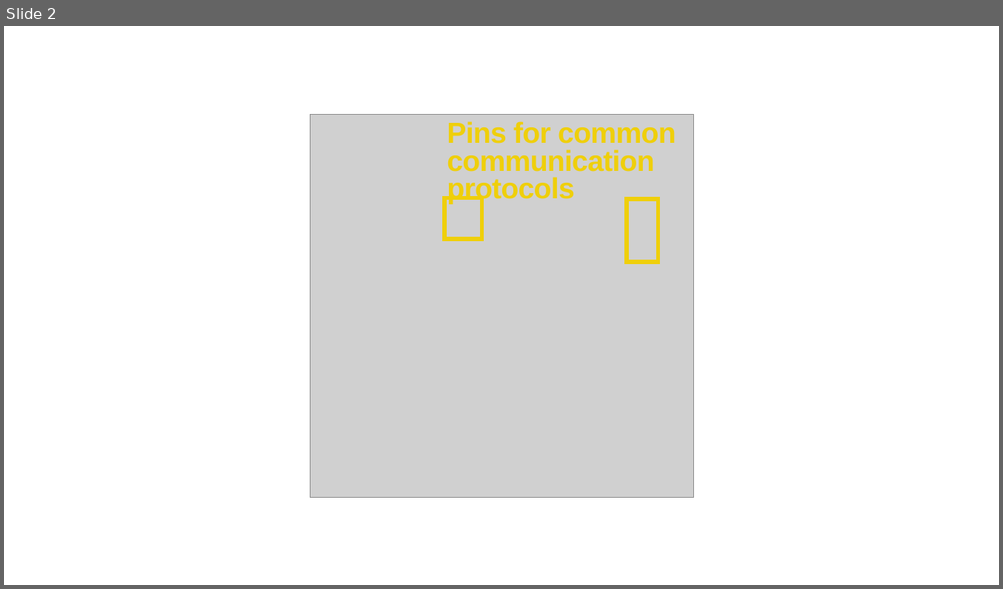
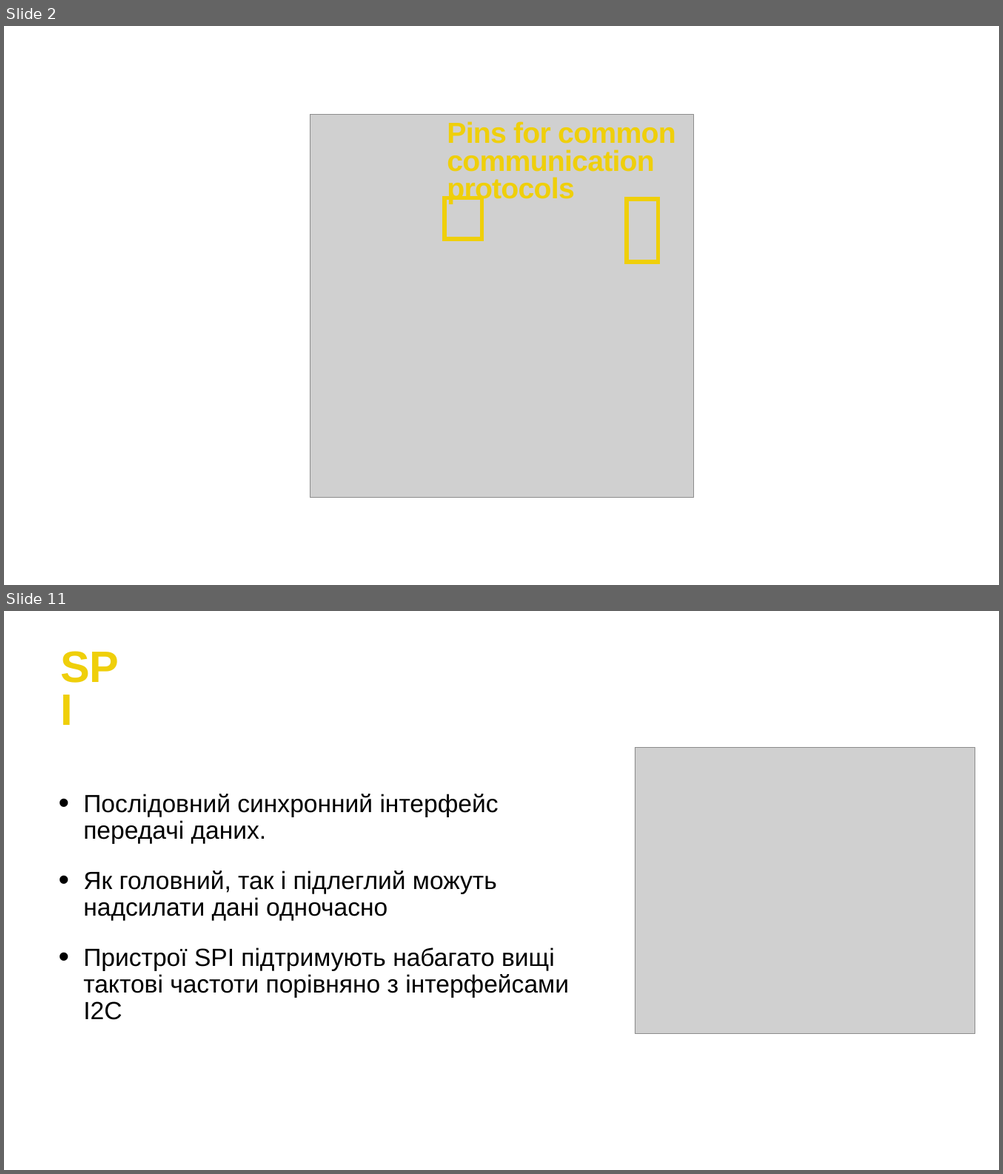
Before and after one commit to bohdanhlovatskyi/SummerCampPOC, a slide deck: Lesson 3/Lesson_3.pptx. Shown one above the other, each under a label of ours: slide 2 before the commit, slides 2 and 11 after it; the slides between them are not shown. The pictures are 1003x589 and 1003x1174 pixels, drawn with LibreOffice and Linux fonts; fonts in the diff are those of the drawing; grey boxes stand for pictures. Boxes give left, top, right and bottom in pixels: in the first picture for what was removed or moved away, otherwise in the second. Text is boxed around its words. In the diff, an @@ line names an element or a change of style, - is before the commit and + after.

```diff
--- a/Lesson 3/Lesson_3.pptx
+++ b/Lesson 3/Lesson_3.pptx
@@ slide 11 added at (4,611,999,1170), background #FFFFFF @@
@@ picture added at (634,747,974,1034) @@
@@ text added at (83,794,569,1020), 48 pt, text #000000 @@
+• Послідовний синхронний інтерфейс передачі даних.
+• Як головний, так і підлеглий можуть надсилати дані одночасно
+• Пристрої SPI підтримують набагато вищі тактові частоти порівняно з інтерфейсами I2C
@@ text added at (194,948,234,967), 85 pt, text #EFCF0A, bold @@
+SPI
```
Also in this commit, not shown: 1 slide changed, 12 other slides added, 6 slides removed, 4 other files.
